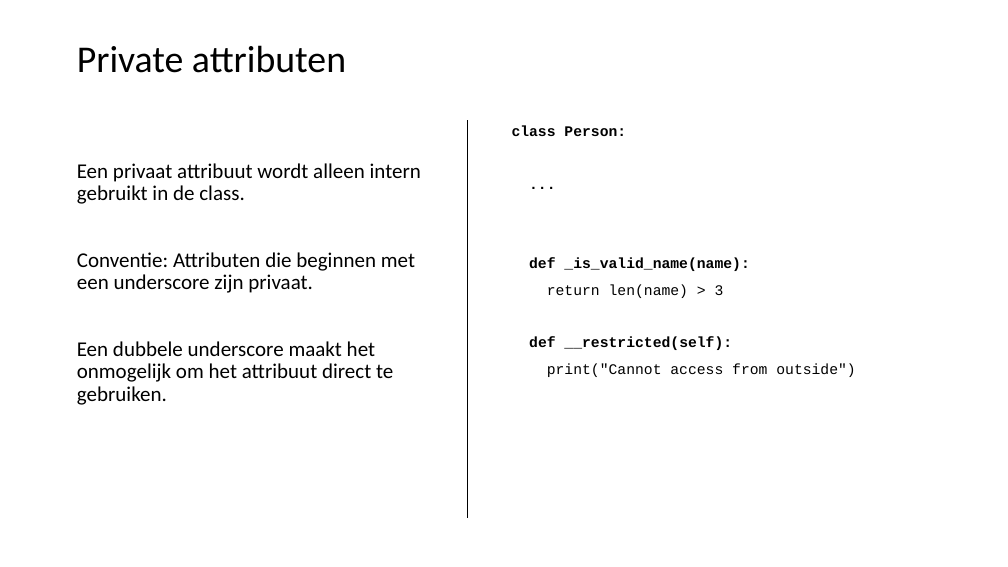
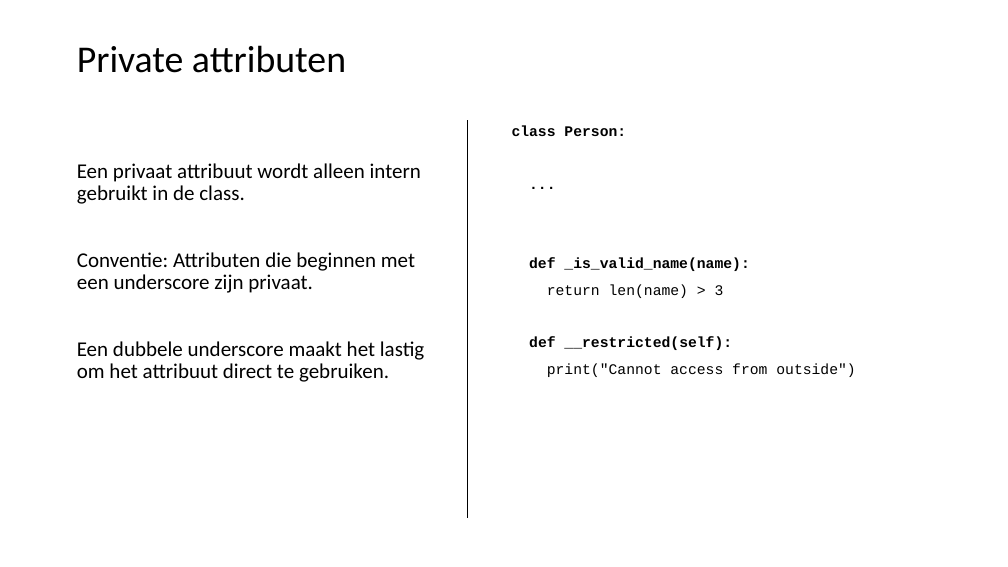
Before and after one commit to LFKoning/knowledge-sharing, a slide deck: slide 48 of python_trainees/1_basics_classes/python_traineeship_1.pptx. Drawn at 1008x567 pixels with LibreOffice and Linux fonts; fonts in the diff are those of the drawing. Boxes give left, top, right and bottom in pixels: in the first picture for what was removed or moved away, otherwise in the second. Text is boxed around its words. In the diff, an @@ line names an element or a change of style, - is before the commit and + after.

```diff
--- a/python_trainees/1_basics_classes/python_traineeship_1.pptx
+++ b/python_trainees/1_basics_classes/python_traineeship_1.pptx
@@ text at (77, 341, 424, 382): text changed @@
-Een dubbele underscore maakt het onmogelijk om het attribuut direct te gebruiken.
+Een dubbele underscore maakt het lastig om het attribuut direct te gebruiken.
```
Also in this commit, not shown: 6 other slides changed, 5 slides added, 1 slide removed, 11 other files.
